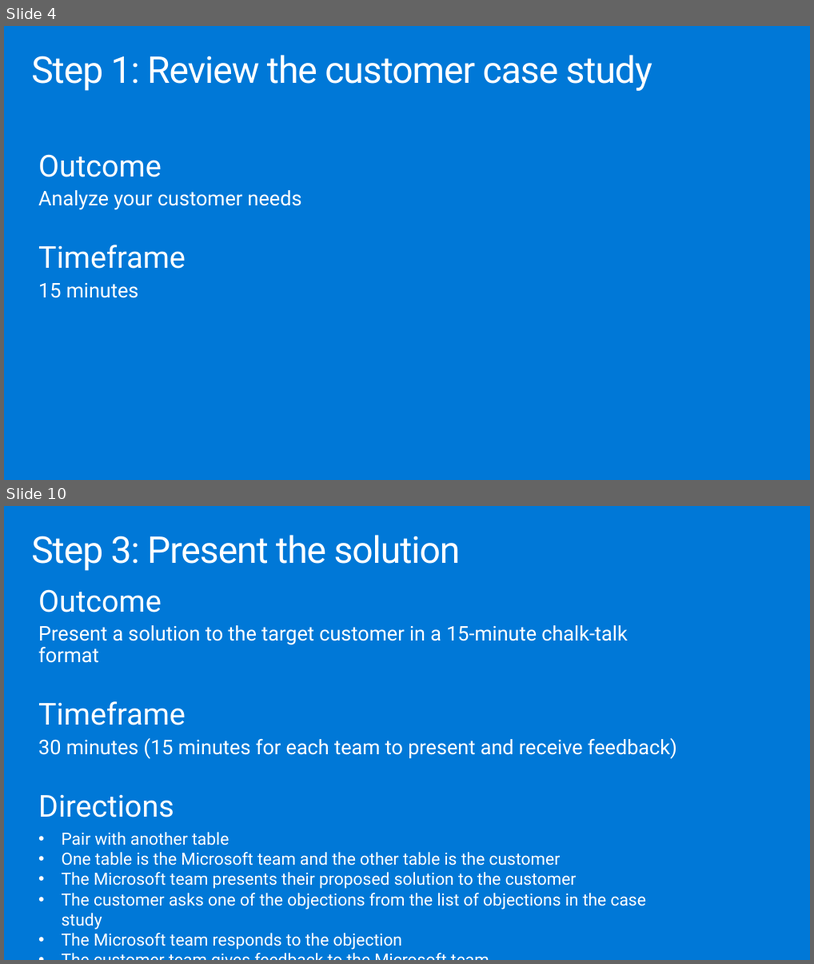
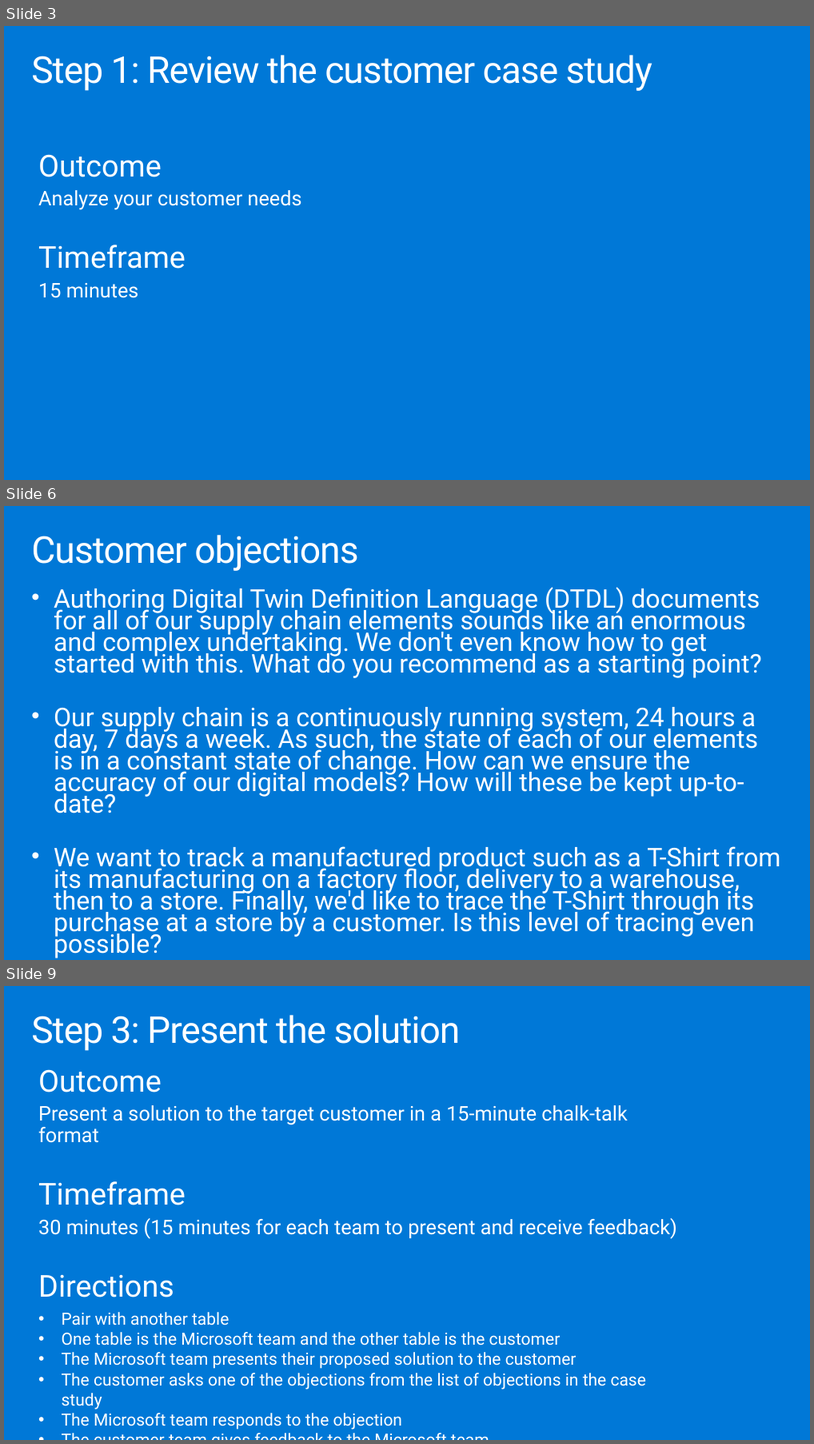
Before and after one commit to solliancenet/microsoft-leveraging-azure-digital-twins-supply-chain, a slide deck: Whiteboard design session/WDS trainer presentation - Leveraging Azure Digital Twins in a supply chain.pptx. Shown one above the other, each under a label of ours: slides 4 and 10 before the commit, slides 3, 6 and 9 after it; the slides between them are not shown. The pictures are 814x964 and 814x1444 pixels, drawn with LibreOffice and Linux fonts; fonts in the diff are those of the drawing. Boxes give left, top, right and bottom in pixels: in the first picture for what was removed or moved away, otherwise in the second. Text is boxed around its words. In the diff, an @@ line names an element or a change of style, - is before the commit and + after.

```diff
--- a/Whiteboard design session/WDS trainer presentation - Leveraging Azure Digital Twins in a supply chain.pptx
+++ b/Whiteboard design session/WDS trainer presentation - Leveraging Azure Digital Twins in a supply chain.pptx
@@ slide 6 added at [4,506,810,960], background #0078D7 @@
@@ title added at [31,535,358,571], 44.1 pt, text #FFFFFF @@
+Customer objections
@@ text added at [54,587,781,958], 30.6 pt, text #FFFFFF @@
+• Authoring Digital Twin Definition Language (DTDL) documents for all of our supply chain elements sounds like an enormous and complex undertaking. We don't even know how to get started with this. What do you recommend as a starting point?
+• Our supply chain is a continuously running system, 24 hours a day, 7 days a week. As such, the state of each of our elements is in a constant state of change. How can we ensure the accuracy of our digital models? How will these be kept up-to-date?
+• We want to track a manufactured product such as a T-Shirt from its manufacturing on a factory floor, delivery to a warehouse, then to a store. Finally, we'd like to trace the T-Shirt through its purchase at a store by a customer. Is this level of tracing even possible?
@@ what was slide 4 is now slide 3 @@
@@ what was slide 10 is now slide 9 @@
```
Also in this commit, not shown: 1 slide changed, 19 other slides added, 17 slides removed, 1 other file.
